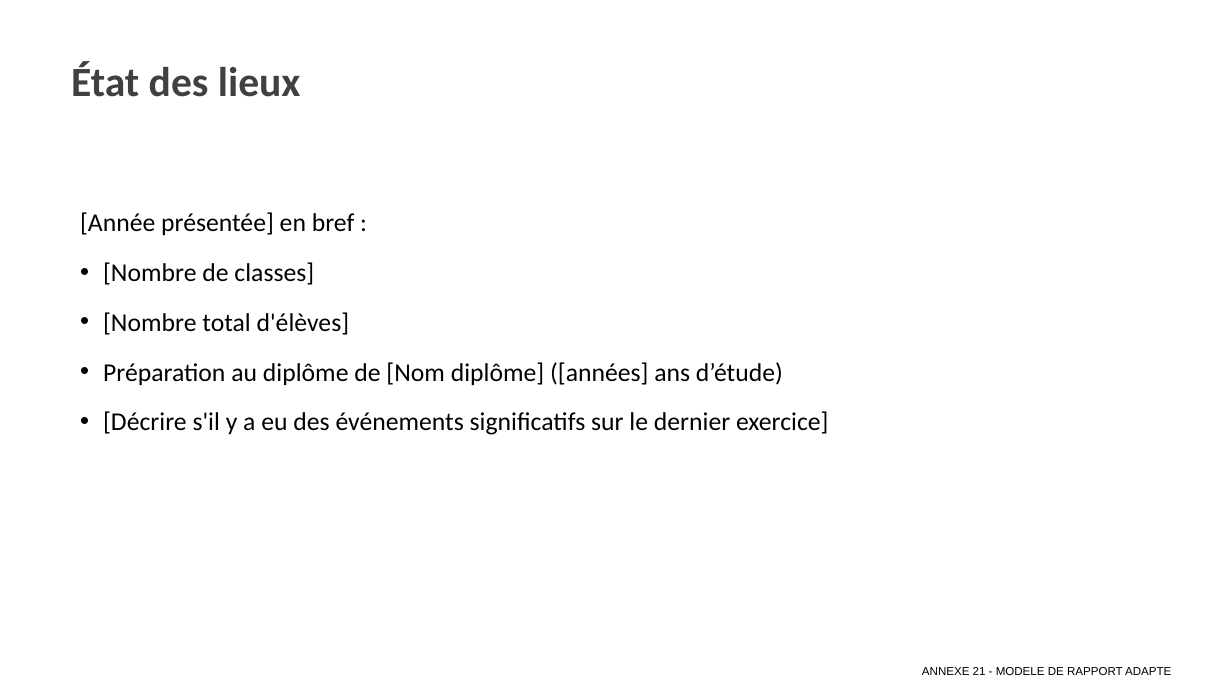
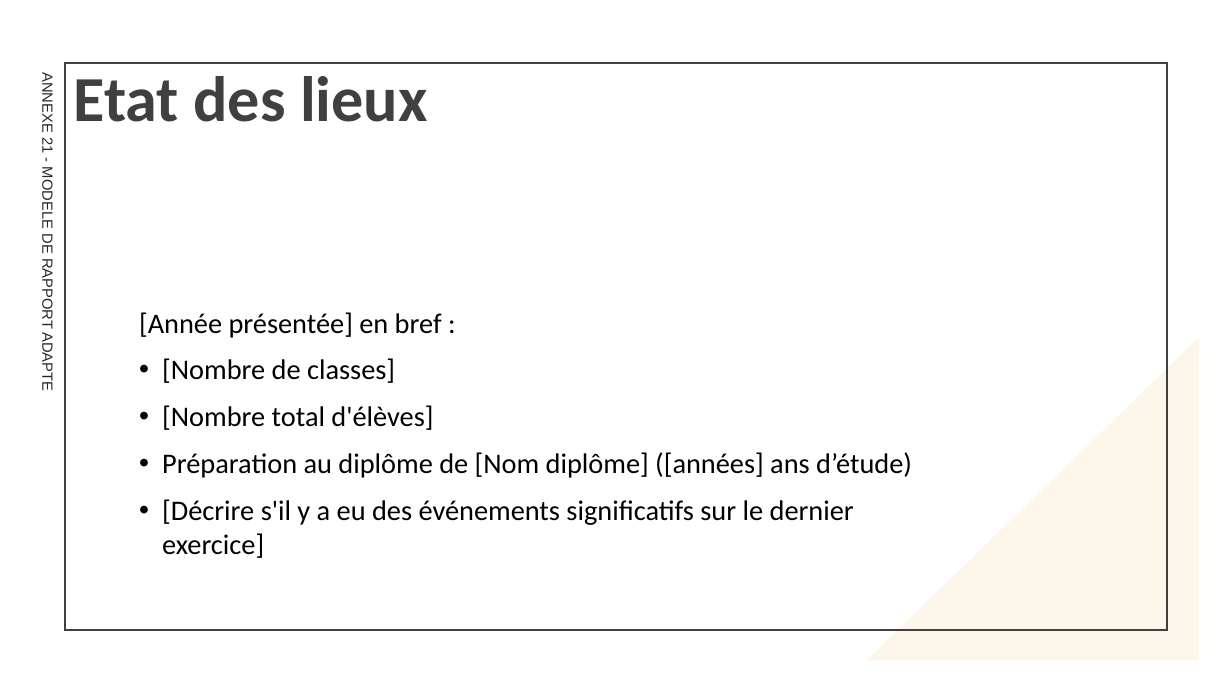
Before and after one commit to Ok1nam/EDP180625, a slide deck: slide 4 of client/public/fichiers/ANNEXE 21 - MODELE DE RAPPORT ADAPTE.pptx. Drawn at 1232x693 pixels with LibreOffice and Linux fonts; fonts in the diff are those of the drawing. Boxes give left, top, right and bottom in pixels: in the first picture for what was removed or moved away, otherwise in the second. Text is boxed around its words. In the diff, an @@ line names an element or a change of style, - is before the commit and + after.

```diff
--- a/client/public/fichiers/ANNEXE 21 - MODELE DE RAPPORT ADAPTE.pptx
+++ b/client/public/fichiers/ANNEXE 21 - MODELE DE RAPPORT ADAPTE.pptx
@@ title "Etat des lieux" at <box>74,76,428,122</box>: vertical alignment top to middle @@
@@ text "ANNEXE 21 - MODELE DE ...": place and size @@
-text "ANNEXE 21 - MODELE DE ..." at <box>922,667,1171,675</box>
+text "ANNEXE 21 - MODELE DE ..." at <box>39,78,55,390</box>
@@ text "ANNEXE 21 - MODELE DE ..." at <box>39,78,55,390</box>: size 9 to 11.5 pt, text colour #000000 to #262626; alignment right to left; more space between paragraphs; vertical alignment middle to top; rotation 0 to 90 degrees @@
@@ rectangle added at <box>65,63,1167,629</box>, outline #404040 1.5 pt @@
@@ title at <box>74,76,428,122</box>: text changed; size 32.4 to 50 pt @@
-État des lieux
+Etat des lieux
@@ text "[Année présentée] en bref :": place and size @@
-text "[Année présentée] en bref :" at <box>80,212,828,435</box>
+text "[Année présentée] en bref :" at <box>139,312,912,558</box>
@@ text "[Année présentée] en bref :" at <box>139,312,912,558</box>: size 20 to 22.1 pt; line spacing 1.2 to 1 @@
@@ right triangle added at <box>867,337,1200,661</box>, fill #FDF6EA @@
```
Also in this commit, not shown: 9 other slides changed, 4 other files.
